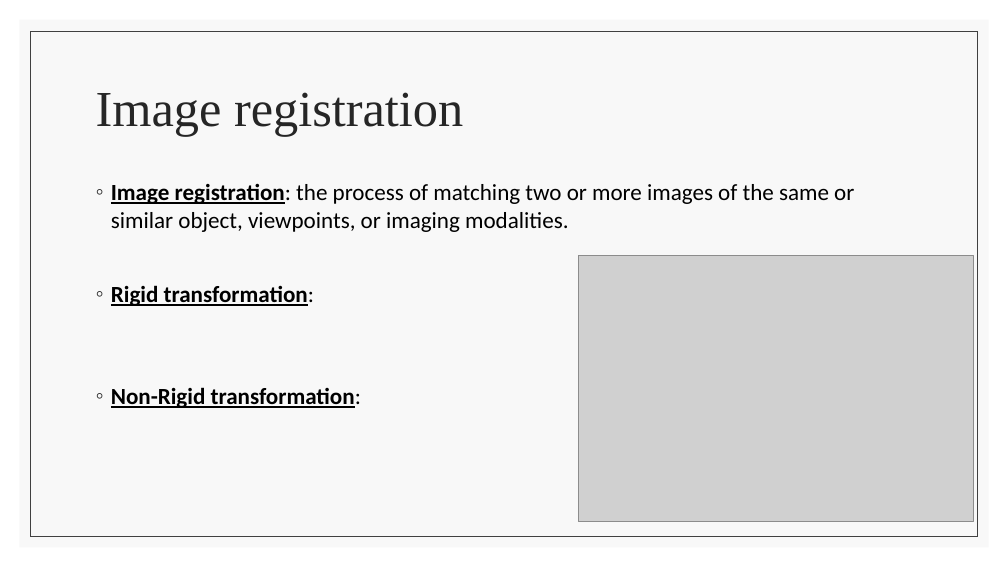
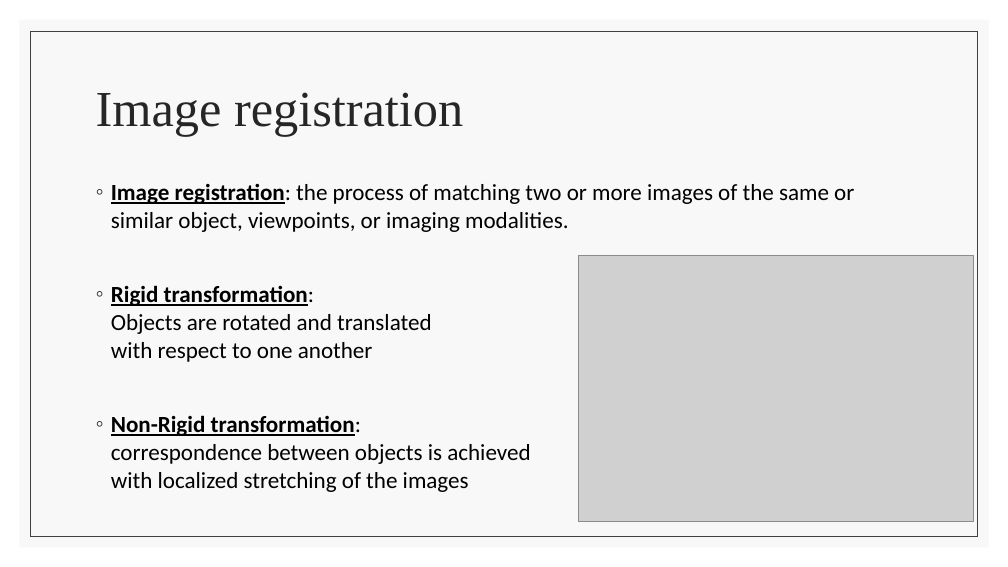
Before and after one commit to liordvir/AOTV, a slide deck: slide 4 of updated_presentation.pptx. Drawn at 1008x567 pixels with LibreOffice and Linux fonts; fonts in the diff are those of the drawing; grey boxes stand for pictures. Boxes give left, top, right and bottom in pixels: in the first picture for what was removed or moved away, otherwise in the second. Text is boxed around its words. In the diff, an @@ line names an element or a change of style, - is before the commit and + after.

Commit message:
Presentation update

```diff
--- a/updated_presentation.pptx
+++ b/updated_presentation.pptx
@@ text at (111,285,530,492): text changed; bold off @@
-◦ Rigid transformation:
-◦ Non-Rigid transformation:
+◦ Rigid transformation:
+  Objects are rotated and translated
+  with respect to one another
+◦ Non-Rigid transformation:
+  correspondence between objects is achieved
+  with localized stretching of the images
```
Also in this commit, not shown: 5 other slides changed, 1 slide added, 1 slide removed.
